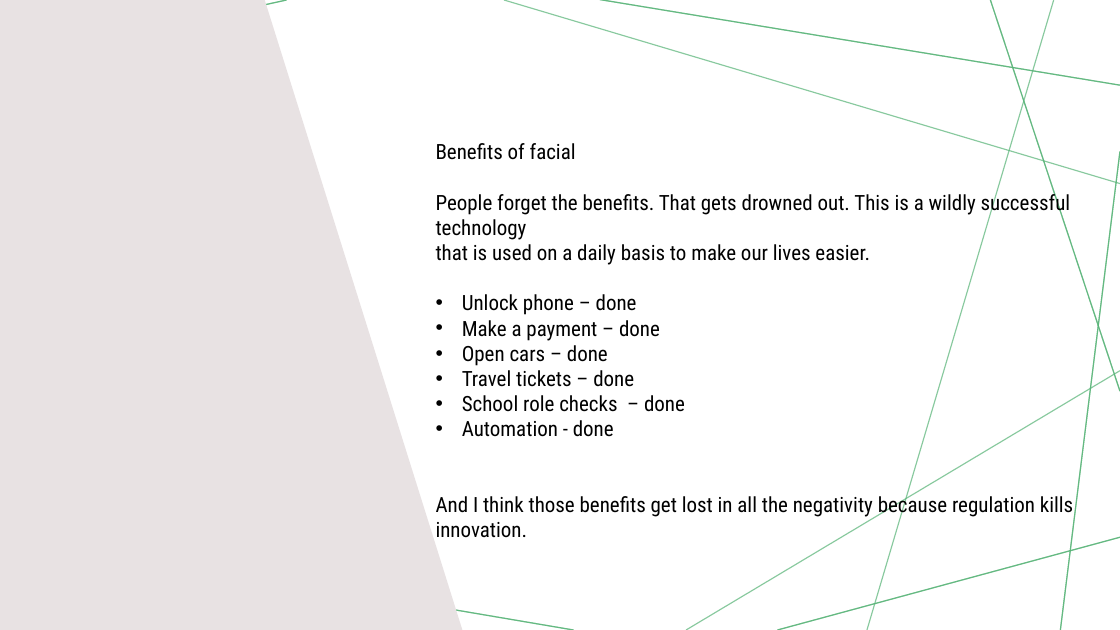
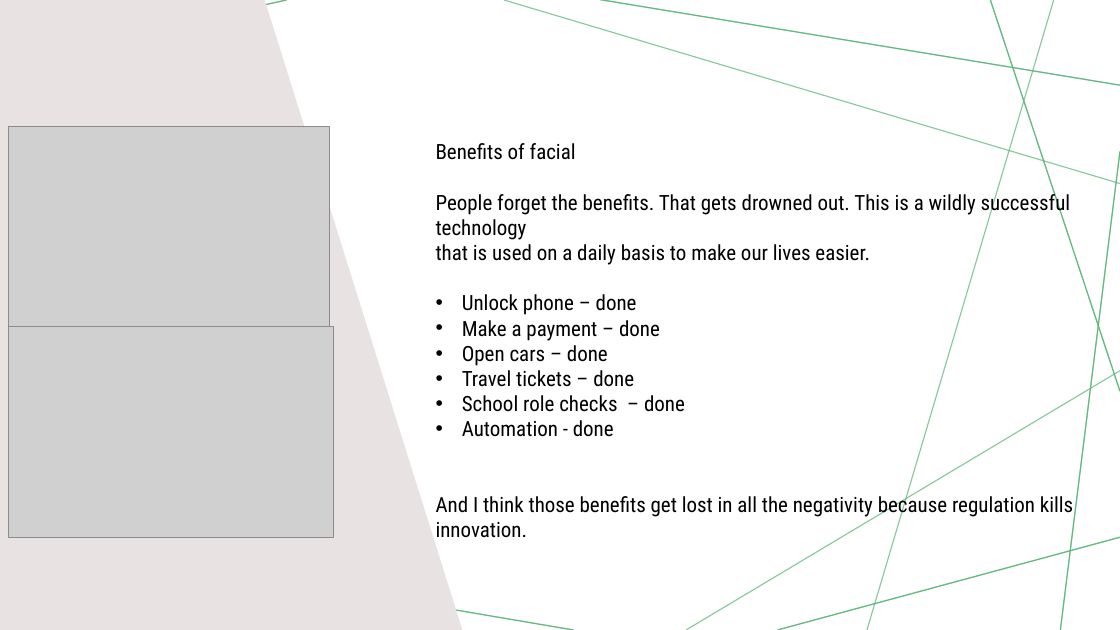
Before and after one commit to shanzaboy/codeclan_homework_shanemccourt, a slide deck: slide 4 of week_03/day_04/homework .pptx. Drawn at 1120x630 pixels with LibreOffice and Linux fonts; fonts in the diff are those of the drawing; grey boxes stand for pictures. Boxes give left, top, right and bottom in pixels: in the first picture for what was removed or moved away, otherwise in the second. Text is boxed around its words. In the diff, an @@ line names an element or a change of style, - is before the commit and + after.

```diff
--- a/week_03/day_04/homework .pptx
+++ b/week_03/day_04/homework .pptx
@@ picture added at (x1=8, y1=127, x2=329, y2=340) @@
@@ picture added at (x1=8, y1=326, x2=333, y2=537) @@
```
Also in this commit, not shown: 3 other files.
